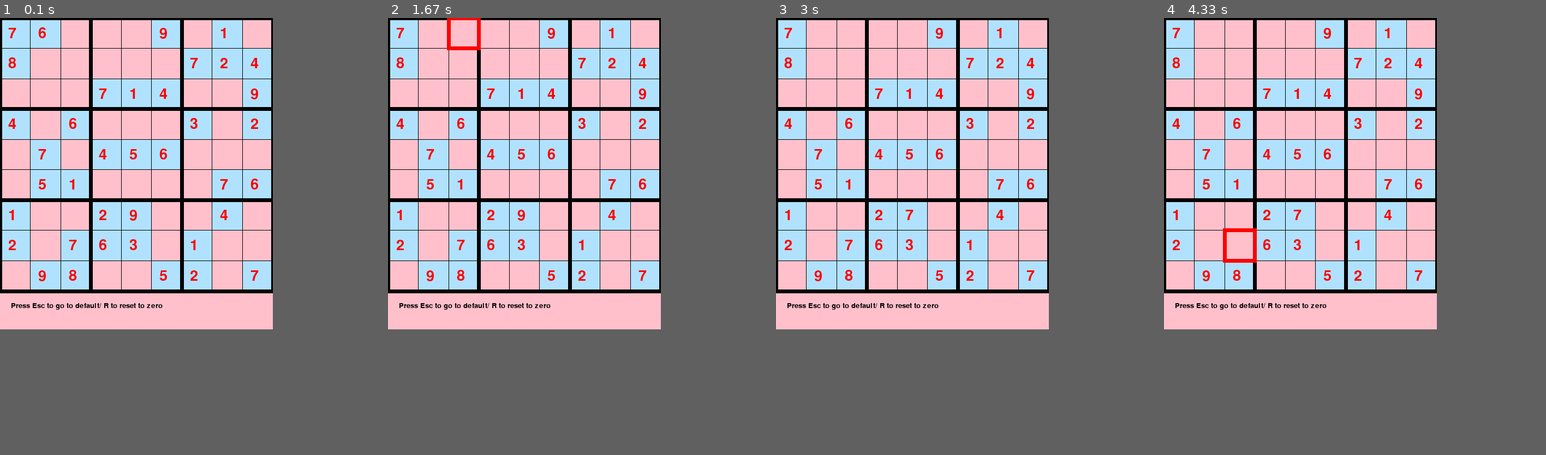
Above: before the commit, frames 1-4 (left to right).
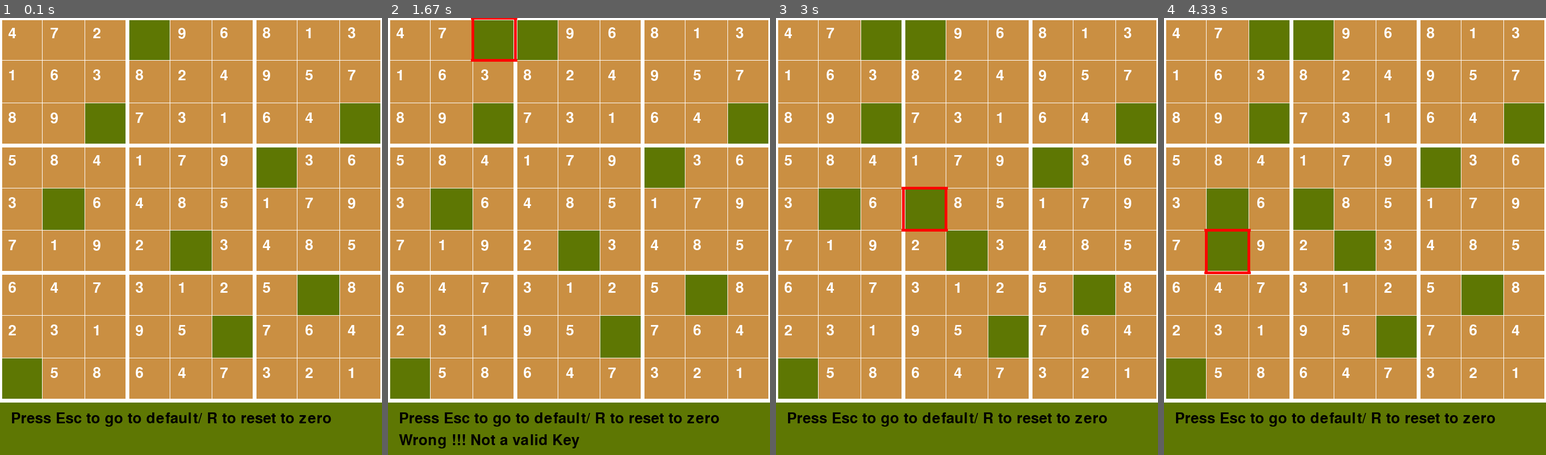
Above: after the commit, the same moments.

Repository: KilamRuhdam01/Sudoku_Checker
Game: pygame game, started from pygame1.py
Two runs of this game, one before a commit and one after it. Both use one fixed random seed, a clock stepped at 60 frames per second and the inputs below.
Inputs (mouse positions are in pixels of both pictures, inside the frame that each line leads up to):
- Up to frame 1 (0.1 s): no input
- Up to frame 2 (1.67 s): hold Esc 0.33-0.8 s; hold Right 0.33-0.8 s; tap 1 at 0.83 s; tap 7 at 1.17, 1.65 s; hold Right from 1.5 s (still down)
- Up to frame 3 (3 s): release Right at 1.97 s; click (875, 240) at 2.05 s; hold Up 2.33-2.63 s; move the mouse to (1005, 332) at 2.37 s; hold Right from 2.67 s (still down); tap 7 at 2.82 s
- Up to frame 4 (4.33 s): release Right at 3.13 s; hold Left 3.17-3.7 s; hold Down 3.73-4.03 s; hold Left from 4.07 s (still down); tap 7 at 4.22 s
The window is 500x570 before the commit and 700x800 after it. Grey fills any space a smaller window leaves; there, only what the larger window draws over its background counts as a difference.

The runs differ from the first frame. In frame 1, 71% of the frame differs, in the area x 0-100%, y 0-100%; in frame 2, 71%; in frame 3, 71%; in frame 4, 71%.

Commit message:
Before Final Submit

Diff:
--- a/pygame1.py
+++ b/pygame1.py
@@ -10,7 +10,7 @@
 pygame.font.init()
 
 # Entire window
-screen = pygame.display.set_mode((500, 570))
+screen = pygame.display.set_mode((700, 800))
 
 # Title
 pygame.display.set_caption("Sudoku Input Checker")
@@ -19,7 +19,7 @@
 
 x = 0
 y = 0
-dif = 500 / 9
+dif = 700 / 9
 val = 0
 # Get the grid for default sudoku board from csv file
 
@@ -35,15 +35,15 @@
 
 # Default Sudoku Board.
 grid =[
-		[7, 8, 0, 4, 0, 0, 1, 2, 0],
-		[6, 0, 0, 0, 7, 5, 0, 0, 9],
-		[0, 0, 0, 6, 0, 1, 0, 7, 8],
-		[0, 0, 7, 0, 4, 0, 2, 6, 0],
-		[0, 0, 1, 0, 5, 0, 9, 3, 0],
-		[9, 0, 4, 0, 6, 0, 0, 0, 5],
-		[0, 7, 0, 3, 0, 0, 0, 1, 2],
-		[1, 2, 0, 0, 0, 7, 4, 0, 0],
-		[0, 4, 9, 2, 0, 6, 0, 0, 7]
+		[4, 1, 8, 5, 3, 7, 6, 2, 0],
+		[7, 6, 9, 8, 0, 1, 4, 3, 5],
+		[2, 3, 0, 4, 6, 9, 7, 1, 8],
+		[0, 8, 7, 1, 4, 2, 3, 9, 6],
+		[9, 2, 3, 7, 8, 0, 1, 5, 4],
+		[6, 4, 1, 9, 5, 3, 2, 0, 7],
+		[8, 9, 6, 0, 1, 4, 5, 7, 3],
+		[1, 5, 4, 3, 7, 8, 0, 6, 2],
+		[3, 7, 0, 6, 9, 5, 8, 4, 1]
 	]
 
 # Load test fonts for future use
@@ -54,50 +54,50 @@
 	x = pos[0]//dif
 	global y
 	y = pos[1]//dif
+	print(x,y)
 
 # Highlight the cell selected
 def draw_box():
 	for i in range(2):
-		pygame.draw.line(screen, (255, 0, 0), (x * dif-3, (y + i)*dif), (x * dif + dif + 3, (y + i)*dif), 7)
-		pygame.draw.line(screen, (255, 0, 0), ( (x + i)* dif, y * dif ), ((x + i) * dif, y * dif + dif), 7)
+		pygame.draw.line(screen, (255, 0, 0), (x * dif-3, (y + i)*dif), (x * dif + dif + 3, (y + i)*dif), 5)
+		pygame.draw.line(screen, (255, 0, 0), ( (x + i)* dif, y * dif ), ((x + i) * dif, y * dif + dif), 5)
 
 # Function to draw required lines for making Sudoku grid
-def draw():
+def draw_and_fill():
 	# Draw the lines
 
 	for i in range (9):
 		for j in range (9):
 			if grid[i][j]!= 0:
 
-				# Fill blue color in already numbered grid
-				pygame.draw.rect(screen, (176, 226, 255), (i * dif, j * dif, dif + 1, dif + 1))
+				# Fill orange color in already numbered grid
+				pygame.draw.rect(screen, (202,143,66), (i * dif, j * dif, dif + 1, dif + 1))
 
 				# Fill gird with default numbers specified
-				text1 = font1.render(str(grid[i][j]), 1, (255, 0, 0))
+				text1 = font1.render(str(grid[i][j]), 1, (255, 255, 255))
 				screen.blit(text1, (i * dif + 15, j * dif + 15))
-			else:
-				pass
+
 	# Draw lines horizontally and vertically to form grid
 	for i in range(10):
 		if i % 3 == 0 :
 			thick = 7
 		else:
 			thick = 1
-		pygame.draw.line(screen, (0, 0, 0), (0, i * dif), (500, i * dif), thick)
-		pygame.draw.line(screen, (0, 0, 0), (i * dif, 0), (i * dif, 500), thick)
+		pygame.draw.line(screen, (255, 255,255), (0, i * dif), (700, i * dif), thick)
+		pygame.draw.line(screen, (255,255, 255), (i * dif, 0), (i * dif, 700), thick)
 
 # Fill value entered in cell
 def write(val):
-	text1 = font1.render(str(val), 1, (0, 0, 0))
+	text1 = font1.render(str(val), 1, (193, 204, 137))
 	screen.blit(text1, (x * dif + 15, y * dif + 15))
 
 # Raise error when wrong value entered
 def raise_error1():
 	text1 = font1.render("WRONG !!!", 1, (0, 0, 0))
-	screen.blit(text1, (20, 570))
+	screen.blit(text1, (20, 70))
 def raise_error2():
 	text1 = font1.render("Wrong !!! Not a valid Key", 1, (0, 0, 0))
-	screen.blit(text1, (20, 570))
+	screen.blit(text1, (20, 760))
 
 # Check if the value entered in board is valid
 def valid(m, i, j, val):
@@ -119,8 +119,8 @@
 
 # Display instruction for the game
 def instruction():
-	text1 = font2.render("Press Esc to go to default/ R to reset to zero", 1, (0, 0, 0))
-	screen.blit(text1, (20, 520))
+	text1 = font1.render("Press Esc to go to default/ R to reset to zero", 1, (0, 0, 0))
+	screen.blit(text1, (20, 720))
 
 
 
@@ -133,7 +133,7 @@
 while run:
 
 	#fill the background
-	screen.fill((255,192,203))
+	screen.fill((94,119,3))
 	events = pygame.event.get()
 	# Loop through the events stored in event.get()
 	for event in events:
@@ -200,16 +200,16 @@
 				error = 0
 
 				grid =[
-					[7, 8, 0, 4, 0, 0, 1, 2, 0],
-					[6, 0, 0, 0, 7, 5, 0, 0, 9],
-					[0, 0, 0, 6, 0, 1, 0, 7, 8],
-					[0, 0, 7, 0, 4, 0, 2, 6, 0],
-					[0, 0, 1, 0, 5, 0, 9, 3, 0],
-					[9, 0, 4, 0, 6, 0, 0, 0, 5],
-					[0, 7, 0, 3, 0, 0, 0, 1, 2],
-					[1, 2, 0, 0, 0, 7, 4, 0, 0],
-					[0, 4, 9, 2, 0, 6, 0, 0, 7]
-				]
+					[4, 1, 8, 5, 3, 7, 6, 2, 0],
+					[7, 6, 9, 8, 0, 1, 4, 3, 5],
+					[2, 3, 0, 4, 6, 9, 7, 1, 8],
+					[0, 8, 7, 1, 4, 2, 3, 9, 6],
+					[9, 2, 3, 7, 8, 0, 1, 5, 4],
+					[6, 4, 1, 9, 5, 3, 2, 0, 7],
+					[8, 9, 6, 0, 1, 4, 5, 7, 3],
+					[1, 5, 4, 3, 7, 8, 0, 6, 2],
+					[3, 7, 0, 6, 9, 5, 8, 4, 1]
+					]
 
 	if val != 0:
 
@@ -226,9 +226,8 @@
 
 	if error == 1:
 		raise_error1()
-	if rs == 1:
-		result()
-	draw()
+
+	draw_and_fill()
 	if flag1 == 1:
 		draw_box()
 	instruction()
--- a/pygamefunc.py
+++ /dev/null
@@ -1,114 +0,0 @@
-import pygame
-
-
-def get_cord(pos):
-	global x
-	x = pos[0]//dif
-	global y
-	y = pos[1]//dif
-
-# Highlight the cell selected
-def draw_box():
-	for i in range(2):
-		pygame.draw.line(screen, (255, 0, 0), (x * dif-3, (y + i)*dif), (x * dif + dif + 3, (y + i)*dif), 7)
-		pygame.draw.line(screen, (255, 0, 0), ( (x + i)* dif, y * dif ), ((x + i) * dif, y * dif + dif), 7)
-
-
-# Function to draw required lines for making Sudoku grid
-def draw():
-	# Draw the lines
-
-	for i in range (9):
-		for j in range (9):
-		    blit(text1, (i * dif + 15, j * dif + 15))
-
-	# Draw lines horizontally and verticallyto form grid
-	for i in range(10):
-		if i % 3 == 0 :
-			thick = 7
-		else:
-			thick = 1
-		pygame.draw.line(screen, (0, 0, 0), (0, i * dif), (500, i * dif), thick)
-		pygame.draw.line(screen, (0, 0, 0), (i * dif, 0), (i * dif, 500), thick)
-
-# Fill value entered in cell
-def draw_val(val):
-	text1 = font1.render(str(val), 1, (0, 0, 0))
-	screen.blit(text1, (x * dif + 15, y * dif + 15))
-
-# Raise error when wrong value entered
-def raise_error1():
-	text1 = font1.render("WRONG !!!", 1, (0, 0, 0))
-	screen.blit(text1, (20, 570))
-def raise_error2():
-	text1 = font1.render("Wrong !!! Not a valid Key", 1, (0, 0, 0))
-	screen.blit(text1, (20, 570))
-
-# Check if the value entered in board is valid
-def valid(m, i, j, val):
-	for it in range(9):
-		if m[i][it]== val:
-			return False
-		if m[it][j]== val:
-			return False
-	it = i//3
-	jt = j//3
-	for i in range(it * 3, it * 3 + 3):
-		for j in range (jt * 3, jt * 3 + 3):
-			if m[i][j]== val:
-				return False
-	return True
-
-
-
-# Display instruction for the game
-def instruction():
-	text1 = font2.render("PRESS D TO RESET TO DEFAULT / R TO EMPTY", 1, (0, 0, 0))
-	text2 = font2.render("ENTER VALUES AND PRESS ENTER TO VISUALIZE", 1, (0, 0, 0))
-	screen.blit(text1, (20, 520))
-	screen.blit(text2, (20, 540))
-
-# Display options when solved
-def result():
-	text1 = font1.render("FINISHED PRESS R or D", 1, (0, 0, 0))
-	screen.blit(text1, (20, 570))
-
-
-
-
-# # Solves the sudoku board using Backtracking Algorithm
-# def solve(grid, i, j):
-
-# 	while grid[i][j]!= 0:
-# 		if i<8:
-# 			i+= 1
-# 		elif i == 8 and j<8:
-# 			i = 0
-# 			j+= 1
-# 		elif i == 8 and j == 8:
-# 			return True
-
-# 	for it in range(1, 10):
-# 		if valid(grid, i, j, it)== True:
-# 			grid[i][j]= it
-# 			global x, y
-# 			x = i
-# 			y = j
-# 			# white color background\
-# 			screen.fill((255, 255, 255))
-# 			draw()
-# 			draw_box()
-# 			pygame.display.update()
-# 			pygame.time.delay(20)
-# 			if solve(grid, i, j)== 1:
-# 				return True
-# 			else:
-# 				grid[i][j]= 0
-# 			# white color background\
-# 			screen.fill((255, 255, 255))
-
-# 			draw()
-# 			draw_box()
-# 			pygame.display.update()
-# 			pygame.time.delay(50)
-# 	return False
